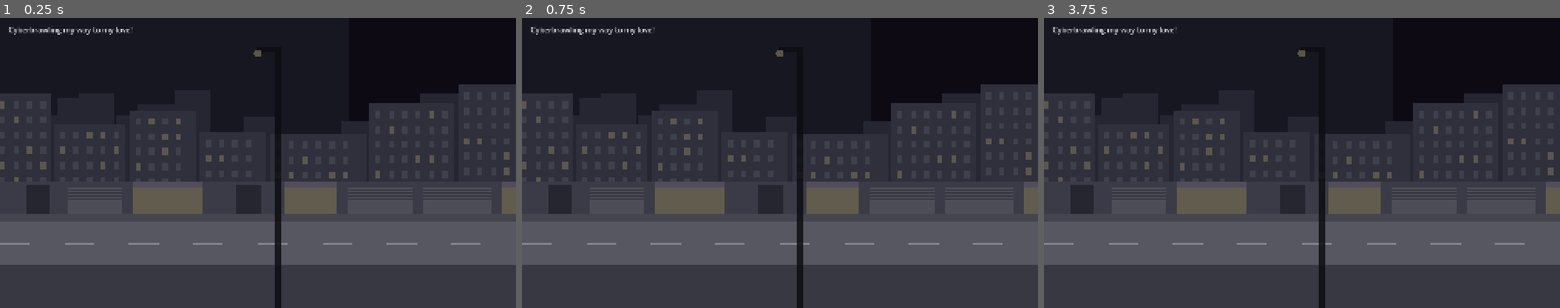
Above: before the commit, frames 1-3 (left to right).
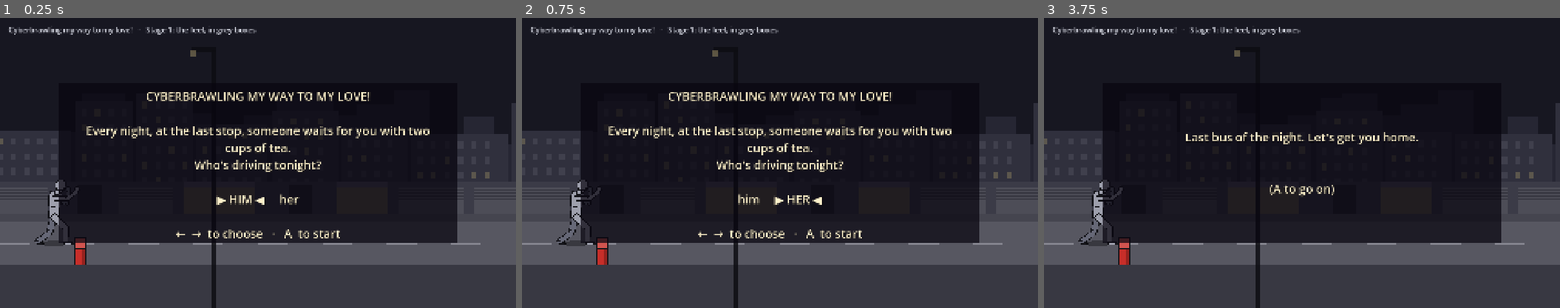
Above: after the commit, the same moments.

Repository: jetomev/cyberbrawling-my-way-to-my-love
Game: Godot game, scene res://scenes/main.tscn
Two runs of this game, one before a commit and one after it. Both use one fixed random seed, a clock stepped at 60 frames per second and the inputs below.
Inputs (mouse positions are in pixels of both pictures, inside the frame that each line leads up to):
- Up to frame 1 (0.25 s): no input
- Up to frame 2 (0.75 s): tap Enter at 0.5 s; move the mouse to (893, 148) at 0.52 s; hold Right (move_right, bound only after the commit) from 0.53 s (still down); hold W (run, bound only after the commit) from 0.53 s (still down); click (893, 148) at 0.67 s
- Up to frame 3 (3.75 s): tap Space (jump, bound only after the commit) at 0.77, 0.8, 1.07, 1.25, 2.3, 2.75 s; release Right (move_right, bound only after the commit) at 1.25 s; release W (run, bound only after the commit) at 1.25 s; drag from (1198, 177) to (1276, 221) at 1.27 s; tap Enter at 2, 3.5 s; move the mouse to (1353, 99) at 2.02 s; hold Right (move_right, bound only after the commit) 2.03-2.75 s; hold D (block, bound only after the commit) 2.03-2.75 s; drag from (1276, 221) to (1147, 119) at 2.77 s; move the mouse to (1456, 206) at 3.52 s; hold Left (move_left, bound only after the commit) from 3.53 s (still down); tap A (punch, bound only after the commit) at 3.6 s

The runs differ from the first frame. In frame 1, 38% of the frame differs, in the area x 0-100%, y 3-100%; in frame 2, 38%; in frame 3, 37%.
Error before the commit: Parse Error: Could not preload resource script "res://scripts/present/scenes.gd". (res://scripts/present/main.gd:29)

Commit message:
Fix: a stray comma in the scene captions broke the scenes file (64d3676 went in with it; tests green again)
Co-Authored-By: Claude Opus 5.5 <noreply@anthropic.com>

Diff:
--- a/game/scripts/present/scenes.gd
+++ b/game/scripts/present/scenes.gd
@@ -120,7 +120,7 @@
 					"crane_stopped": _say("a SWITCH thrown: the crane stops along this floor, for good")
 					"cab_open": _say("all three switches: the CAB door opens")
 					"horn": _say("in the cab: the HORN blast shoves him back")
-					"shoved_out": _say("P P K: SHOVED OUT of his cab"),
+					"shoved_out": _say("P P K: SHOVED OUT of his cab")
 					"climbs_back": _say("he CLIMBS BACK into his cab: a second round, and the next P P K ends it")
 					"crate_smash": _say("a crate smashes down beside him (its shadow warned him)")
 					"lift_arrives": _say("the glass lift's ridden down and its fight is won: the doors open")
